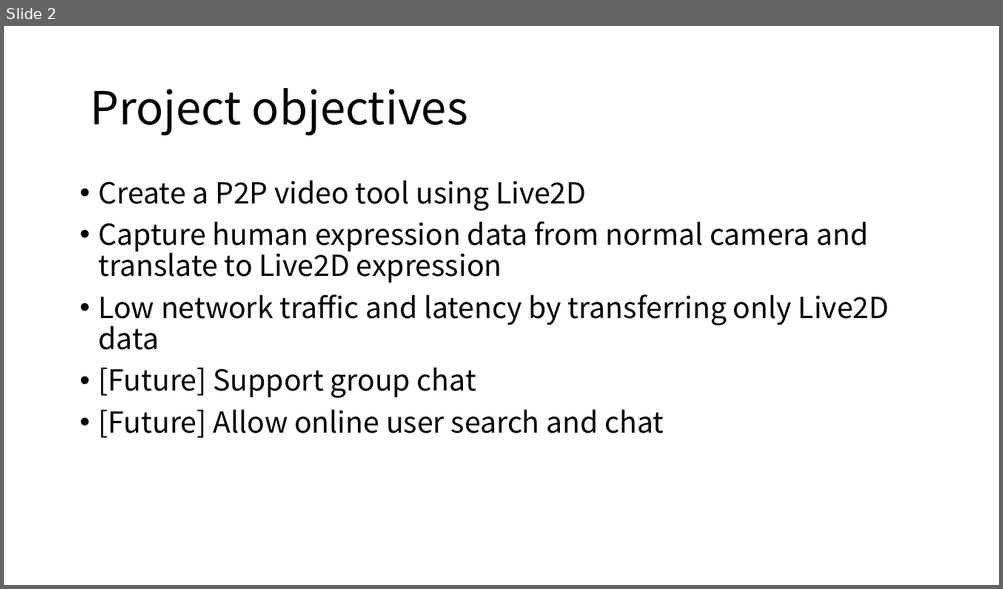
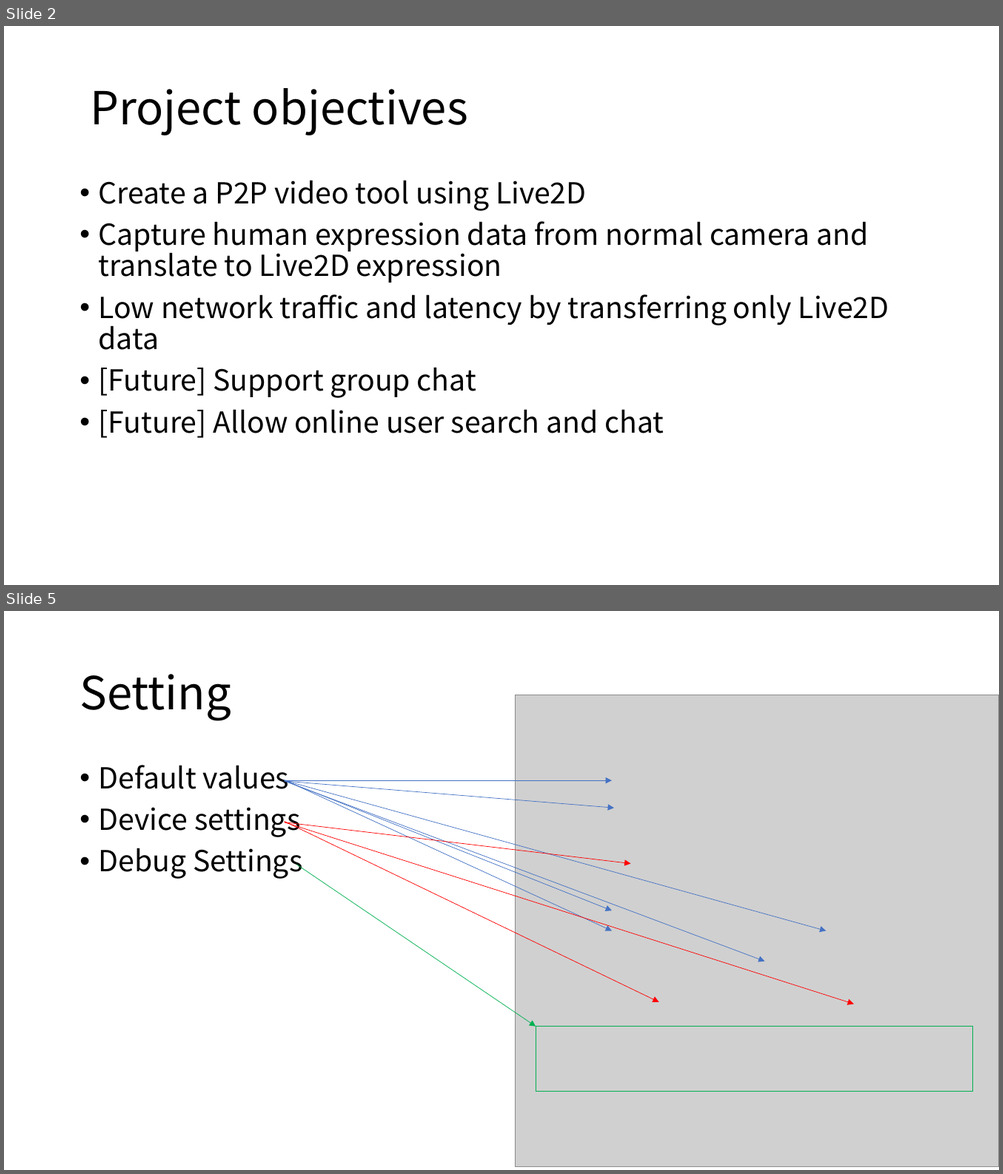
Before and after one commit to Luke-lujunxian/Live2D_VideoChat, a slide deck: Project Description.pptx. Shown one above the other, each under a label of ours: slide 2 before the commit, slides 2 and 5 after it; the slides between them are not shown. The pictures are 1003x589 and 1003x1174 pixels, drawn with LibreOffice and Linux fonts; fonts in the diff are those of the drawing; grey boxes stand for pictures. Boxes give left, top, right and bottom in pixels: in the first picture for what was removed or moved away, otherwise in the second. Text is boxed around its words. In the diff, an @@ line names an element or a change of style, - is before the commit and + after.

```diff
--- a/Project Description.pptx
+++ b/Project Description.pptx
@@ slide 5 added at (4, 611, 999, 1170), background #FFFFFF @@
@@ title added at (79, 674, 231, 721), 44 pt, text #000000 @@
+Setting
@@ picture added at (515, 695, 999, 1167) @@
@@ text added at (99, 765, 302, 879), 28 pt, text #000000 @@
+• Default values
+• Device settings
+• Debug Settings
@@ arrow added from (284, 780) to (612, 780), #4472C4 0.5 pt @@
@@ arrow added from (284, 781) to (614, 808), #4472C4 0.5 pt @@
@@ arrow added from (284, 780) to (612, 911), #4472C4 0.5 pt @@
@@ arrow added from (284, 780) to (612, 931), #4472C4 0.5 pt @@
@@ arrow added from (284, 780) to (826, 931), #4472C4 0.5 pt @@
@@ arrow added from (284, 781) to (764, 962), #4472C4 0.5 pt @@
@@ arrow added from (284, 822) to (631, 864), #FF0000 0.5 pt @@
@@ arrow added from (284, 821) to (659, 1002), #FF0000 0.5 pt @@
@@ arrow added from (284, 822) to (854, 1004), #FF0000 0.5 pt @@
@@ arrow added from (296, 865) to (535, 1027), #00B050 0.5 pt @@
@@ rectangle added at (535, 1027, 973, 1091), outline #00B050 1 pt @@
```
Also in this commit, not shown: 4 slides changed, 6 other slides added, 1 slide removed.
